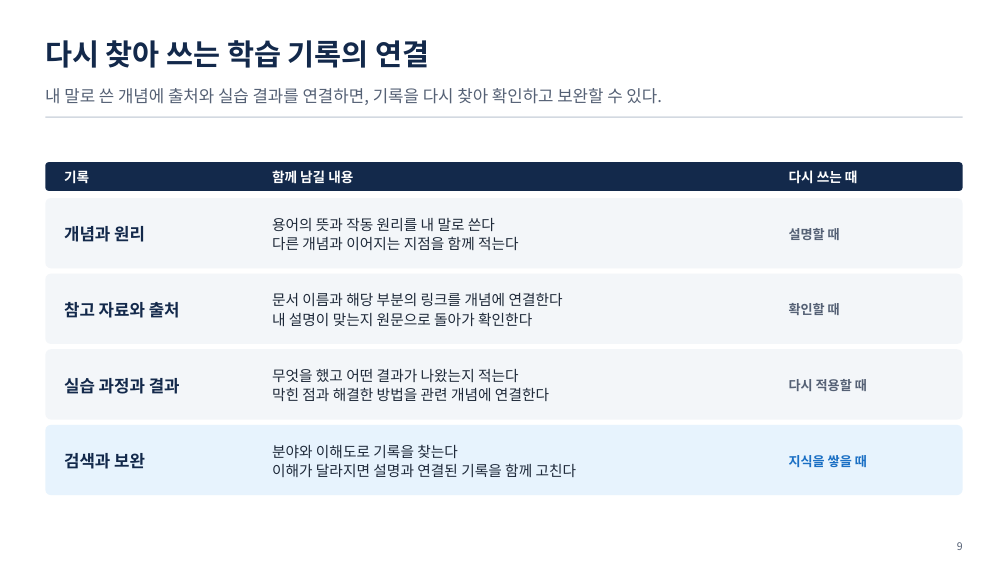
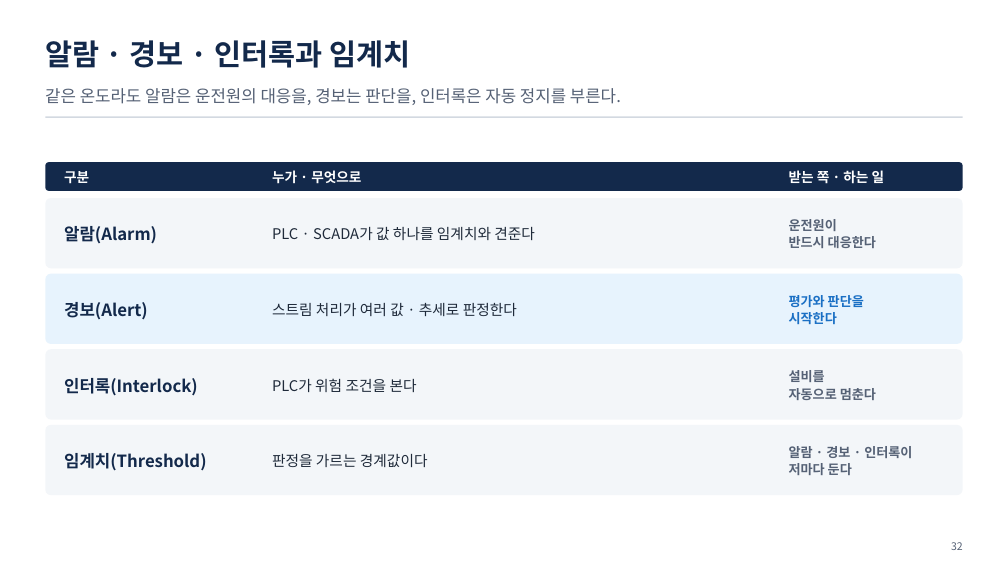
Before and after one commit to uengine-oss/hyd-iot-edu, a slide deck: slide 32 of workspace/강의제작/산출물/실전반/이론/01회차/실전반_01일차.pptx (slide 9 before the commit). Drawn at 1008x567 pixels with LibreOffice and Linux fonts; fonts in the diff are those of the drawing. Boxes give left, top, right and bottom in pixels: in the first picture for what was removed or moved away, otherwise in the second. Text is boxed around its words. In the diff, an @@ line names an element or a change of style, - is before the commit and + after.

Commit message:
실전반 1회차를 통합반 확정판과 같게: 조립.py 덱 원고 74장 · PPTX(표지 과정 이름만) · 대본 세 편(머리만) · 구성

```diff
--- a/workspace/강의제작/산출물/실전반/이론/01회차/실전반_01일차.pptx
+++ b/workspace/강의제작/산출물/실전반/이론/01회차/실전반_01일차.pptx
@@ text at <box>45,40,410,68</box>: text changed @@
-다시 찾아 쓰는 학습 기록의 연결
+알람 · 경보 · 인터록과 임계치
@@ text at <box>45,88,621,105</box>: text changed @@
-내 말로 쓴 개념에 출처와 실습 결과를 연결하면, 기록을 다시 찾아 확인하고 보완할 수 있다.
+같은 온도라도 알람은 운전원의 대응을, 경보는 판단을, 인터록은 자동 정지를 부른다.
@@ text at <box>64,171,89,184</box>: text changed @@
-기록
+구분
@@ text at <box>272,170,361,184</box>: text changed @@
-함께 남길 내용
+누가 · 무엇으로
@@ text at <box>789,170,885,184</box>: text changed @@
-다시 쓰는 때
+받는 쪽 · 하는 일
@@ text at <box>64,226,157,244</box>: text changed @@
-개념과 원리
+알람(Alarm)
@@ text at <box>272,227,535,240</box>: text changed @@
-용어의 뜻과 작동 원리를 내 말로 쓴다
-다른 개념과 이어지는 지점을 함께 적는다
+PLC · SCADA가 값 하나를 임계치와 견준다
@@ text at <box>789,219,876,248</box>: text changed @@
-설명할 때
+운전원이
+반드시 대응한다
@@ rounded rectangle at <box>45,274,963,344</box>: fill #F3F6F9 to #E7F3FD @@
@@ text at <box>789,295,864,324</box>: text changed; text colour #556175 to #1A6FC4 @@
-확인할 때
+평가와 판단을
+시작한다
@@ text at <box>64,302,148,320</box>: text changed @@
-참고 자료와 출처
+경보(Alert)
@@ text at <box>272,303,517,316</box>: text changed @@
-문서 이름과 해당 부분의 링크를 개념에 연결한다
-내 설명이 맞는지 원문으로 돌아가 확인한다
+스트림 처리가 여러 값 · 추세로 판정한다
@@ text at <box>64,378,198,396</box>: text changed @@
-실습 과정과 결과
+인터록(Interlock)
@@ text at <box>272,378,417,392</box>: text changed @@
-무엇을 했고 어떤 결과가 나왔는지 적는다
-막힌 점과 해결한 방법을 관련 개념에 연결한다
+PLC가 위험 조건을 본다
@@ text at <box>789,370,876,400</box>: text changed @@
-다시 적용할 때
+설비를
+자동으로 멈춘다
@@ rounded rectangle at <box>45,425,963,495</box>: fill #E7F3FD to #F3F6F9 @@
@@ text at <box>789,446,912,475</box>: text changed; text colour #1A6FC4 to #556175 @@
-지식을 쌓을 때
+알람 · 경보 · 인터록이
+저마다 둔다
@@ text at <box>64,453,206,471</box>: text changed @@
-검색과 보완
+임계치(Threshold)
@@ text at <box>272,454,428,467</box>: text changed @@
-분야와 이해도로 기록을 찾는다
-이해가 달라지면 설명과 연결된 기록을 함께 고친다
+판정을 가르는 경계값이다
@@ text at <box>951,542,963,550</box>: text changed @@
-9
+32
```
Also in this commit, not shown: 42 other slides changed, 27 slides added, 43 slides removed, 9 other files.
